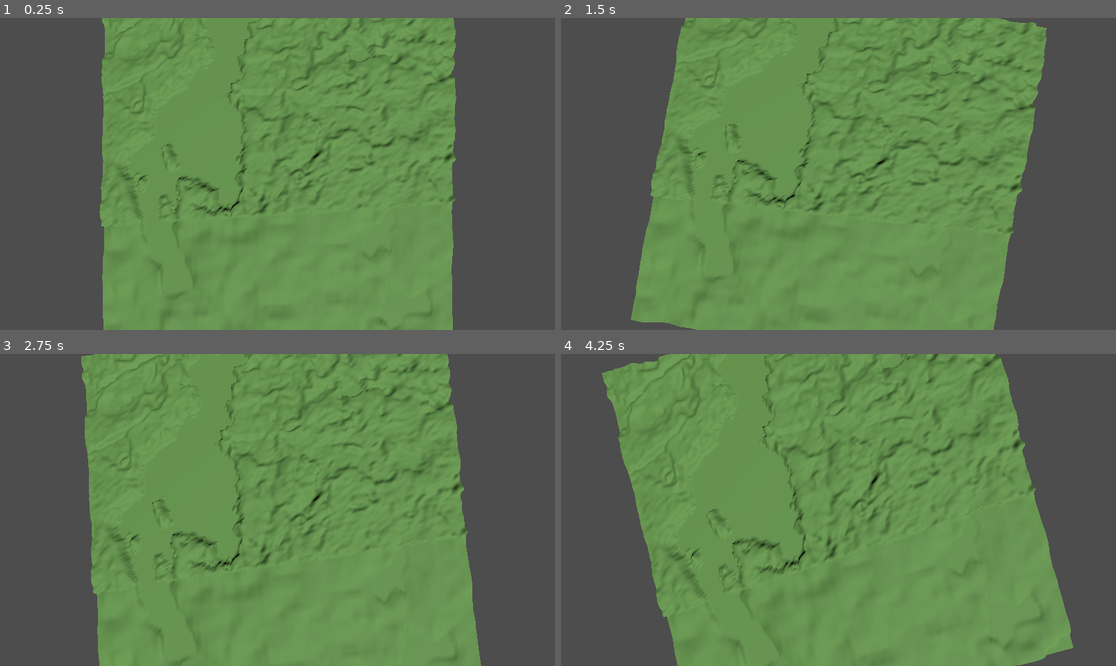
Above: before the commit, frames 1-4 (two rows, left to right).
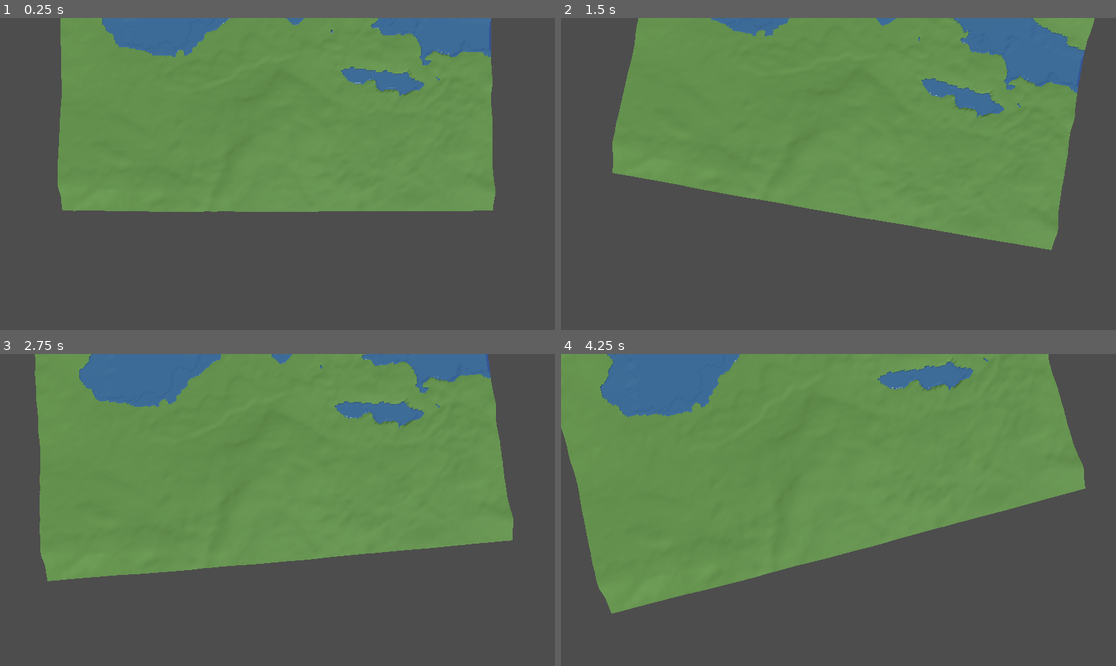
Above: after the commit, the same moments.

Repository: marcuserlandsson/procedural-terrain
Game: Godot game, scene res://main.tscn
Two runs of this game, one before a commit and one after it. Both use one fixed random seed, a clock stepped at 60 frames per second and the inputs below.
Inputs (mouse positions are in pixels of both pictures, inside the frame that each line leads up to):
- Up to frame 1 (0.25 s): no input
- Up to frame 2 (1.5 s): tap Enter at 0.5 s; move the mouse to (866, 174) at 0.52 s; hold Ctrl 0.53-1.28 s; hold Up (ui_up) from 0.53 s (still down); tap Space at 0.77 s; move the mouse to (810, 174) at 1.27 s; tap Shift at 1.35 s
- Up to frame 3 (2.75 s): keep holding Up (ui_up); tap Space at 1.52 s; move the mouse to (288, 503) at 2.02 s; hold Ctrl from 2.03 s (still down)
- Up to frame 4 (4.25 s): keep holding Up (ui_up); move the mouse to (832, 516) at 2.77 s; release Ctrl at 2.78 s; tap Shift at 2.85 s; tap Space at 3.02, 3.77 s; move the mouse to (877, 513) at 3.52 s; hold Ctrl from 3.53 s (still down)

The runs differ from the first frame. In frame 1, 39% of the frame differs, in the area x 10-90%, y 0-100%; in frame 2, 40%; in frame 3, 41%; in frame 4, 45%, in the area x 0-95%, y 0-100%.

Commit message:
Add water to the Godot mesh

Diff:
--- a/src/procedural-terrain/main.tscn
+++ b/src/procedural-terrain/main.tscn
@@ -9,7 +9,7 @@
 script = ExtResource("1_terrain")
 
 [node name="Camera3D" type="Camera3D" parent="."]
-transform = Transform3D(1, 0, 0, 0, 0, 1, 0, -1, 0, 0, 400, 0)
+transform = Transform3D(1, 0, 0, 0, 0, 1, 0, -1, 0, 0, 322.30374, 209.36072)
 fov = 60.0
 script = ExtResource("2_camera")
 
--- a/src/procedural-terrain/terrain.gd
+++ b/src/procedural-terrain/terrain.gd
@@ -1,7 +1,7 @@
 extends Node3D
 class_name Terrain
 
-var image_name = "Vällen"
+var image_name = "Aborrvattnet"
 
 @export var height_map_path: String = "res://maps/heightmaps/" + image_name + ".png"
 @export var water_map_path: String = "res://maps/watermaps/" + image_name + ".png"
@@ -15,6 +15,8 @@
 func _ready():
 	load_maps()
 	create_terrain()
+	if water_map:
+		create_water()
 
 func load_maps():
 	# Load height map
@@ -114,3 +116,135 @@
 	mesh_instance.set_surface_override_material(0, material)
 
 	print("Terrain created with ", resolution + 1, "x", resolution + 1, " vertices")
+
+func create_water():
+	if not water_map or not height_map:
+		return
+
+	# Calculate water level based on shoreline height (land adjacent to water)
+	var map_size = height_map.get_size()
+	var shoreline_heights = []
+
+	# Find shoreline pixels: land pixels that are adjacent to water
+	for y in range(map_size.y):
+		for x in range(map_size.x):
+			var water_pixel = water_map.get_pixel(x, y)
+			var is_water = water_pixel.r > 0.5
+
+			# If this is land, check if it's adjacent to water
+			if not is_water:
+				var adjacent_to_water = false
+				# Check 4 neighbors (up, down, left, right)
+				var neighbors = [
+					Vector2i(x, y - 1),  # Up
+					Vector2i(x, y + 1),  # Down
+					Vector2i(x - 1, y),  # Left
+					Vector2i(x + 1, y)   # Right
+				]
+
+				for neighbor in neighbors:
+					if neighbor.x >= 0 and neighbor.x < map_size.x and neighbor.y >= 0 and neighbor.y < map_size.y:
+						var neighbor_pixel = water_map.get_pixel(neighbor.x, neighbor.y)
+						if neighbor_pixel.r > 0.5:  # Neighbor is water
+							adjacent_to_water = true
+							break
+
+				# If this land pixel is on the shoreline, record its height
+				if adjacent_to_water:
+					var height_value = height_map.get_pixel(x, y).r
+					shoreline_heights.append(height_value * height_scale)
+
+	var water_level: float = 0.0
+
+	if shoreline_heights.is_empty():
+		print("No shoreline found in water map, using minimum water area height")
+		# Fallback: use minimum height of water areas
+		var water_heights = []
+		for y in range(map_size.y):
+			for x in range(map_size.x):
+				var water_pixel = water_map.get_pixel(x, y)
+				if water_pixel.r > 0.5:
+					var height_value = height_map.get_pixel(x, y).r
+					water_heights.append(height_value * height_scale)
+		if water_heights.is_empty():
+			print("No water areas found in water map")
+			return
+		var min_height = water_heights[0]
+		for h in water_heights:
+			if h < min_height:
+				min_height = h
+		water_level = min_height
+		print("Water level set to: ", water_level, " (fallback)")
+	else:
+		# Calculate average shoreline height
+		for h in shoreline_heights:
+			water_level += h
+		water_level /= shoreline_heights.size()
+		print("Water level set to: ", water_level, " (based on ", shoreline_heights.size(), " shoreline pixels)")
+
+	var mesh_instance = MeshInstance3D.new()
+	add_child(mesh_instance)
+
+	var surface_tool = SurfaceTool.new()
+	surface_tool.begin(Mesh.PRIMITIVE_TRIANGLES)
+
+	var terrain_size_x = map_size.x * terrain_scale
+	var terrain_size_z = map_size.y * terrain_scale
+
+	# Generate vertices for water (flat surface at constant level)
+	for z in range(resolution + 1):
+		for x in range(resolution + 1):
+			# Get UV coordinates (0-1)
+			var u = float(x) / resolution
+			var v = float(z) / resolution
+
+			# Sample water map to check if this area has water
+			var pixel_x = int(u * map_size.x)
+			var pixel_y = int(v * map_size.y)
+			pixel_x = clamp(pixel_x, 0, map_size.x - 1)
+			pixel_y = clamp(pixel_y, 0, map_size.y - 1)
+
+			var water_pixel = water_map.get_pixel(pixel_x, pixel_y)
+			var has_water = water_pixel.r > 0.5  # White = water
+
+			# Calculate world position
+			var pos_x = (u - 0.5) * terrain_size_x
+			var pos_z = (v - 0.5) * terrain_size_z
+			# Use constant water level, or place below terrain if no water
+			var pos_y = water_level if has_water else water_level - 10.0
+
+			# Add vertex
+			surface_tool.set_uv(Vector2(u, v))
+			surface_tool.add_vertex(Vector3(pos_x, pos_y, pos_z))
+
+	# Generate indices for triangles (same as terrain)
+	for z in range(resolution):
+		for x in range(resolution):
+			var i = z * (resolution + 1) + x
+
+			# First triangle
+			surface_tool.add_index(i)
+			surface_tool.add_index(i + 1)
+			surface_tool.add_index(i + resolution + 1)
+
+			# Second triangle
+			surface_tool.add_index(i + 1)
+			surface_tool.add_index(i + resolution + 2)
+			surface_tool.add_index(i + resolution + 1)
+
+	# Generate normals
+	surface_tool.generate_normals()
+
+	# Create mesh
+	var mesh = surface_tool.commit()
+	mesh_instance.mesh = mesh
+
+	# Create water material (blue, semi-transparent)
+	var material = StandardMaterial3D.new()
+	material.albedo_color = Color(0.2, 0.4, 0.8, 0.7)  # Blue water color with transparency
+	material.transparency = BaseMaterial3D.TRANSPARENCY_ALPHA
+	material.roughness = 0.1  # Shiny water
+	material.metallic = 0.1
+	mesh_instance.set_surface_override_material(0, material)
+
+	print("Water mesh created")
